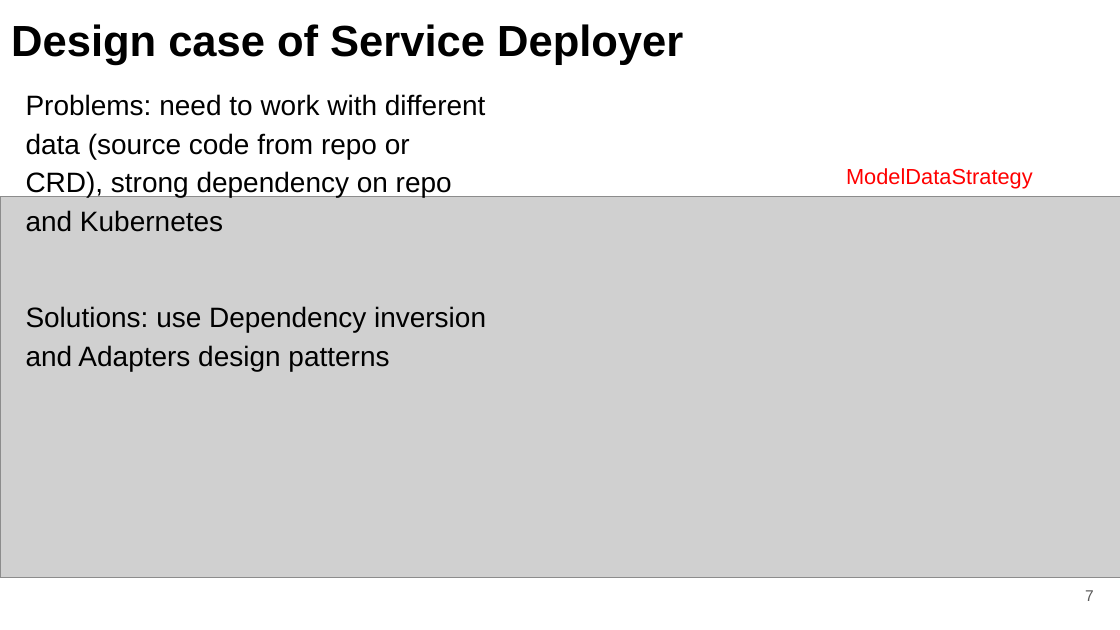
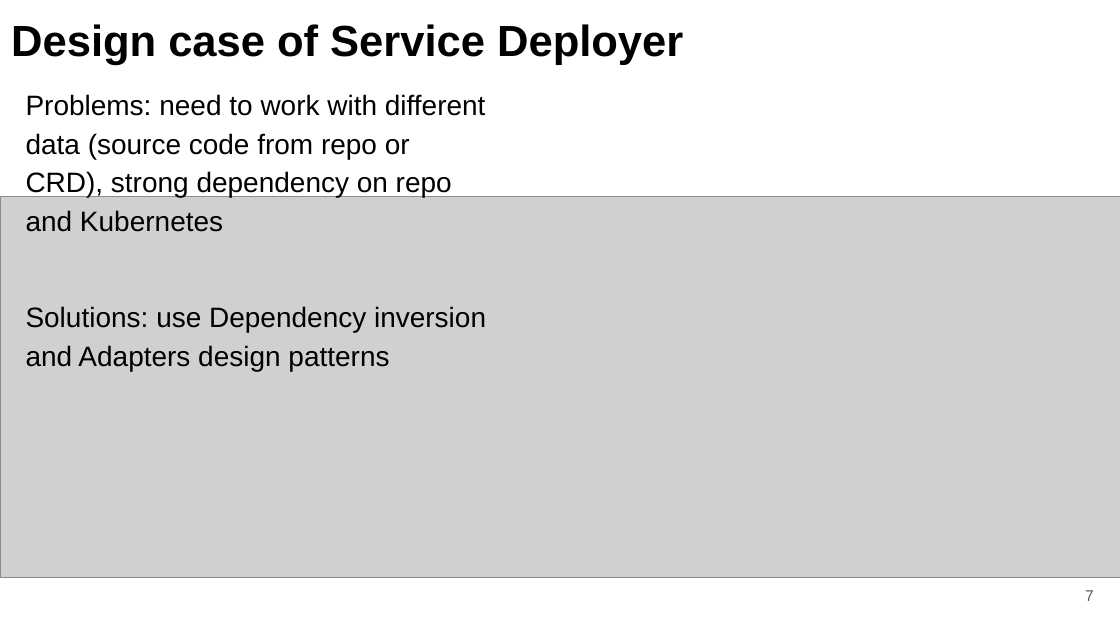
Before and after one commit to fanglores/Advanced-Software-Design, a slide deck: slide 7 of PracticeTasks/Module2/Task_12/Task_12.pptx. Drawn at 1120x630 pixels with LibreOffice and Linux fonts; fonts in the diff are those of the drawing; grey boxes stand for pictures. Boxes give left, top, right and bottom in pixels: in the first picture for what was removed or moved away, otherwise in the second. Text is boxed around its words. In the diff, an @@ line names an element or a change of style, - is before the commit and + after.

```diff
--- a/PracticeTasks/Module2/Task_12/Task_12.pptx
+++ b/PracticeTasks/Module2/Task_12/Task_12.pptx
@@ text removed at box(846, 168, 1033, 189) @@
-ModelDataStrategy
```
Also in this commit, not shown: 1 other file.
